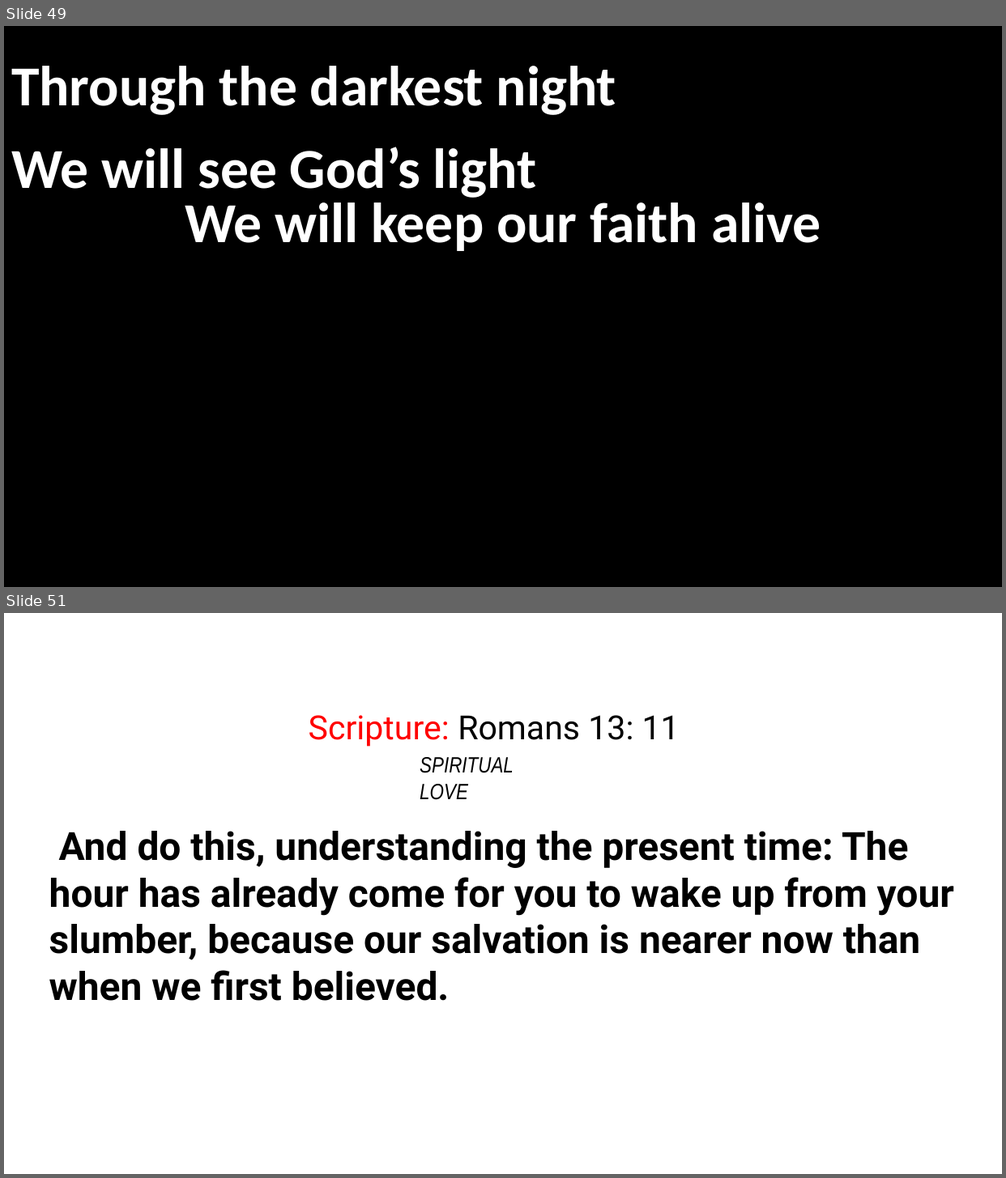
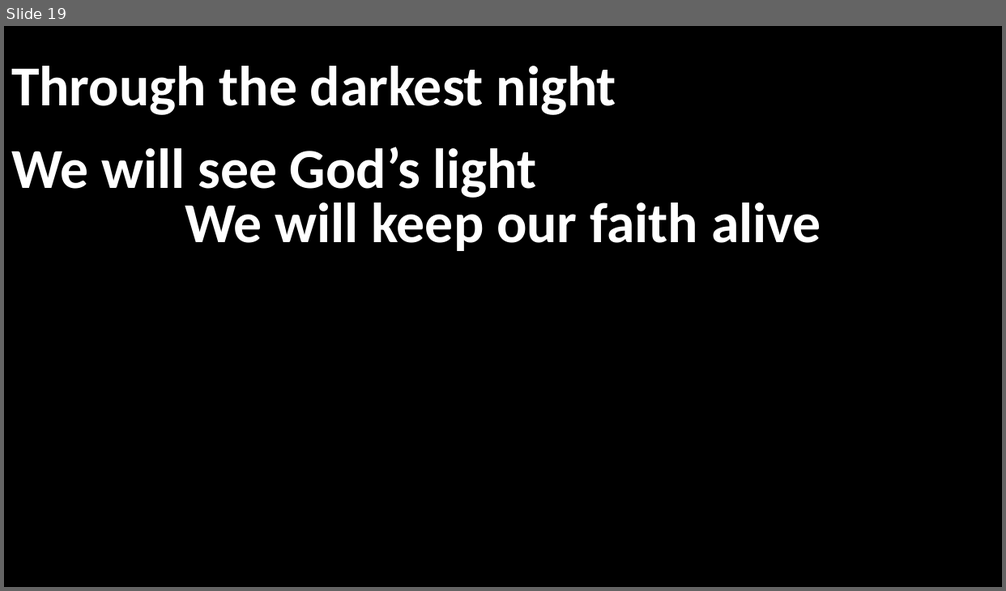
Before and after one commit to rwm6857/GraceChords, a slide deck: docs/pptx/gathered_here_within_this_place.pptx. Shown one above the other, each under a label of ours: slides 49 and 51 before the commit, slide 19 after it; the slides between them are not shown. The pictures are 1006x1178 and 1006x591 pixels, drawn with LibreOffice and Linux fonts; fonts in the diff are those of the drawing; background and template pictures are left out. Boxes give left, top, right and bottom in pixels: in the first picture for what was removed or moved away, otherwise in the second. Text is boxed around its words. In the diff, an @@ line names an element or a change of style, - is before the commit and + after.

```diff
--- a/docs/pptx/gathered_here_within_this_place.pptx
+++ b/docs/pptx/gathered_here_within_this_place.pptx
@@ slide 51 removed at (x1=4, y1=613, x2=1002, y2=1174), background picture (left out) @@
@@ rectangle removed at (x1=4, y1=647, x2=1002, y2=786) @@
@@ text removed at (x1=309, y1=715, x2=680, y2=747) @@
-Scripture: Romans 13: 11
@@ text removed at (x1=420, y1=757, x2=513, y2=800) @@
-SPIRITUAL LOVE
@@ text removed at (x1=49, y1=831, x2=954, y2=1001) @@
-And do this, understanding the present time: The hour has already come for you to wake up from your slumber, because our salvation is nearer now than when we first believed.
@@ what was slide 49 is now slide 19 @@
```
Also in this commit, not shown: 42 other slides removed, 24 other files.
